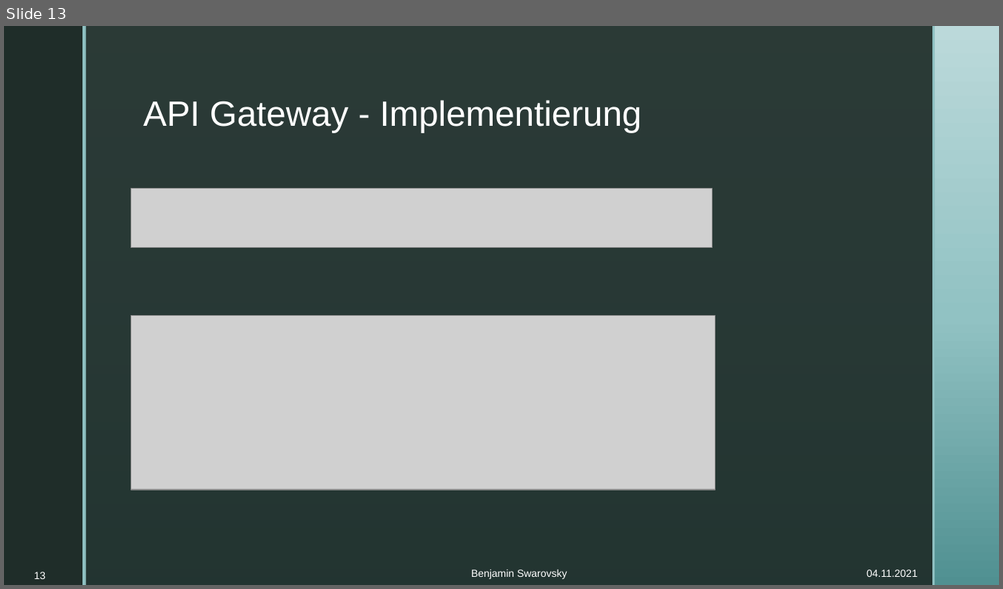
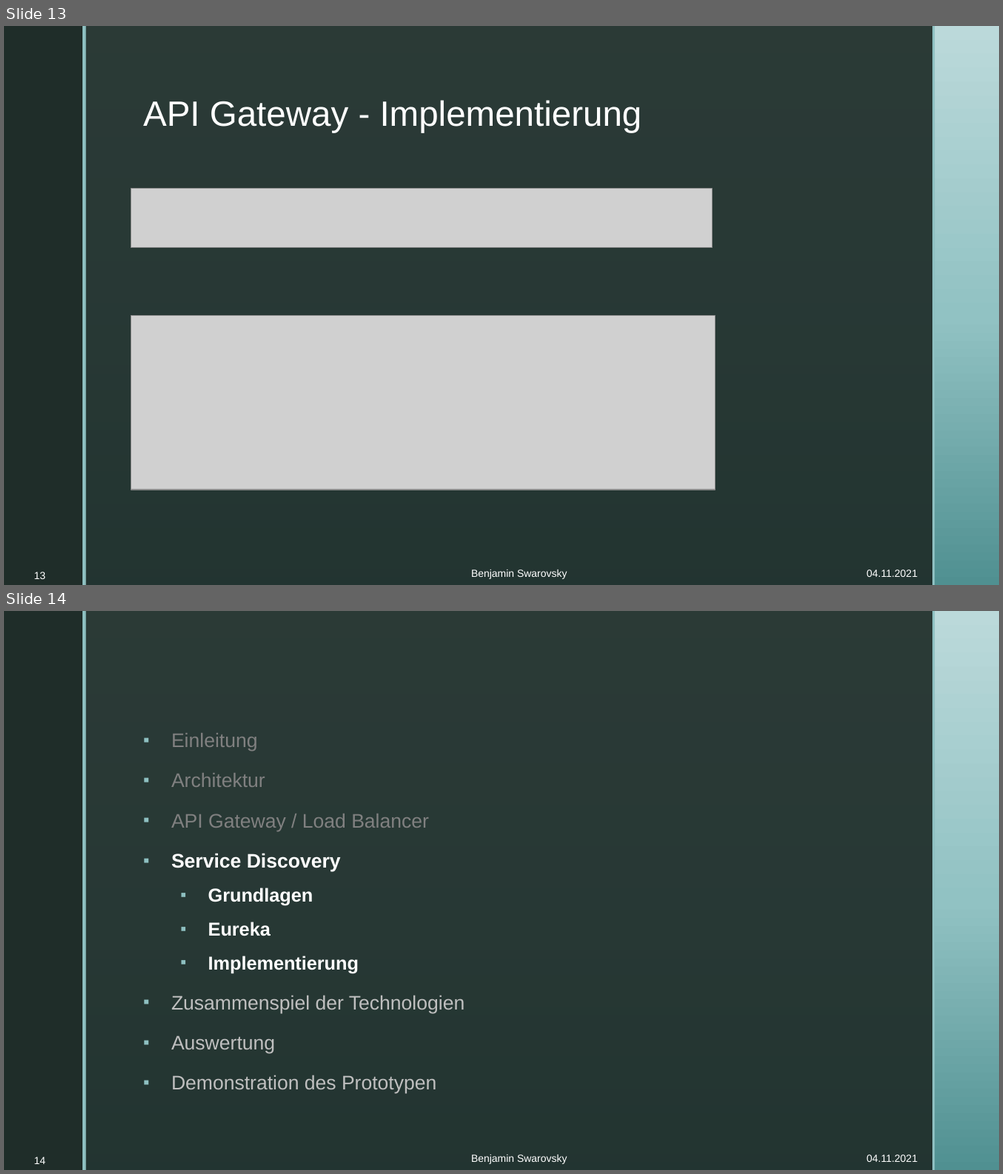
Before and after one commit to BenjaminS01/Abschluss, a slide deck: Vortrag.pptx. Shown one above the other, each under a label of ours: slide 13 before the commit, slides 13 and 14 after it. The pictures are 1003x589 and 1003x1174 pixels, drawn with LibreOffice and Linux fonts; fonts in the diff are those of the drawing; grey boxes stand for pictures; background and template pictures are left out. Boxes give left, top, right and bottom in pixels: in the first picture for what was removed or moved away, otherwise in the second. Text is boxed around its words. In the diff, an @@ line names an element or a change of style, - is before the commit and + after.

Commit message:
Vortrag Eureka

```diff
--- a/Vortrag.pptx
+++ b/Vortrag.pptx
@@ slide 14 added at bbox=[4, 611, 999, 1170], background picture (left out); not listed: 4 template elements that a slide beside it also shows @@
@@ text added at bbox=[171, 773, 464, 1094], 19 pt, text #BFBFBF @@
+▪ Einleitung
+▪ Architektur
+▪ API Gateway / Load Balancer
+▪ Service Discovery
+  ▪ Grundlagen
+  ▪ Eureka
+  ▪ Implementierung
+▪ Zusammenspiel der Technologien
+▪ Auswertung
+▪ Demonstration des Prototypen
@@ page number added at bbox=[34, 1157, 46, 1165], 10 pt, text #FFFFFF @@
+14
@@ text added at bbox=[471, 1155, 566, 1165], 10 pt, text #FFFFFF @@
+Benjamin Swarovsky
@@ text added at bbox=[866, 1155, 917, 1162], 10 pt, text #FFFFFF @@
+04.11.2021
```
Also in this commit, not shown: 1 slide changed, 2 other slides added.
